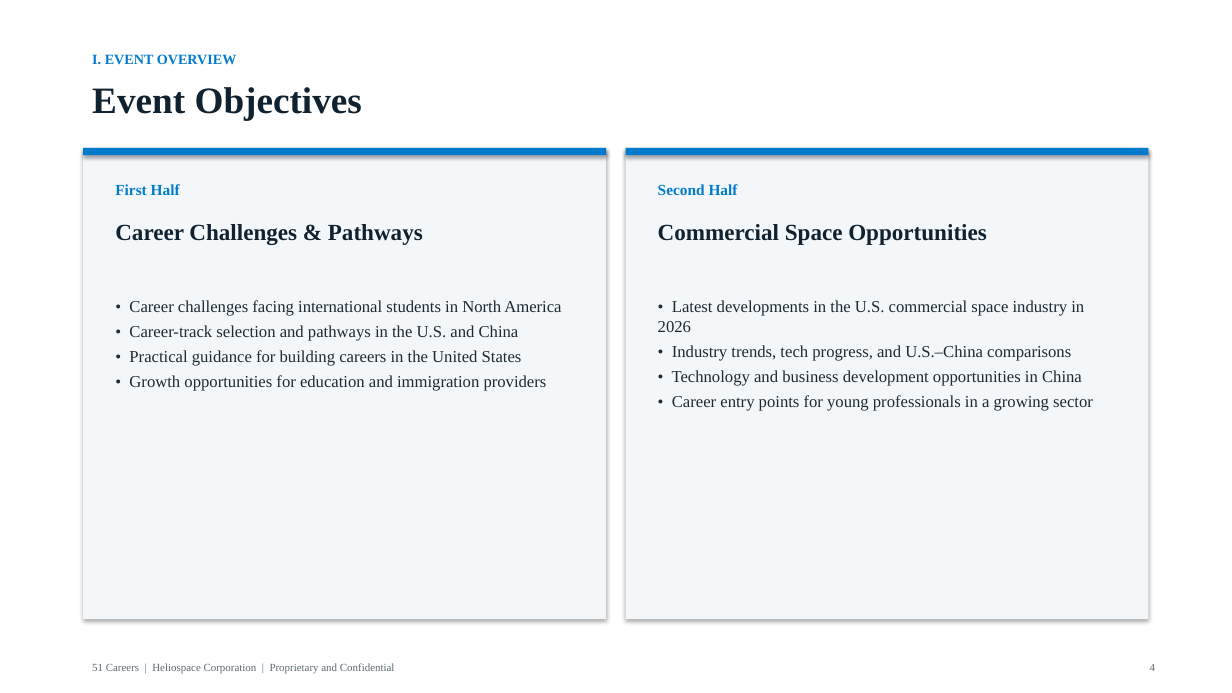
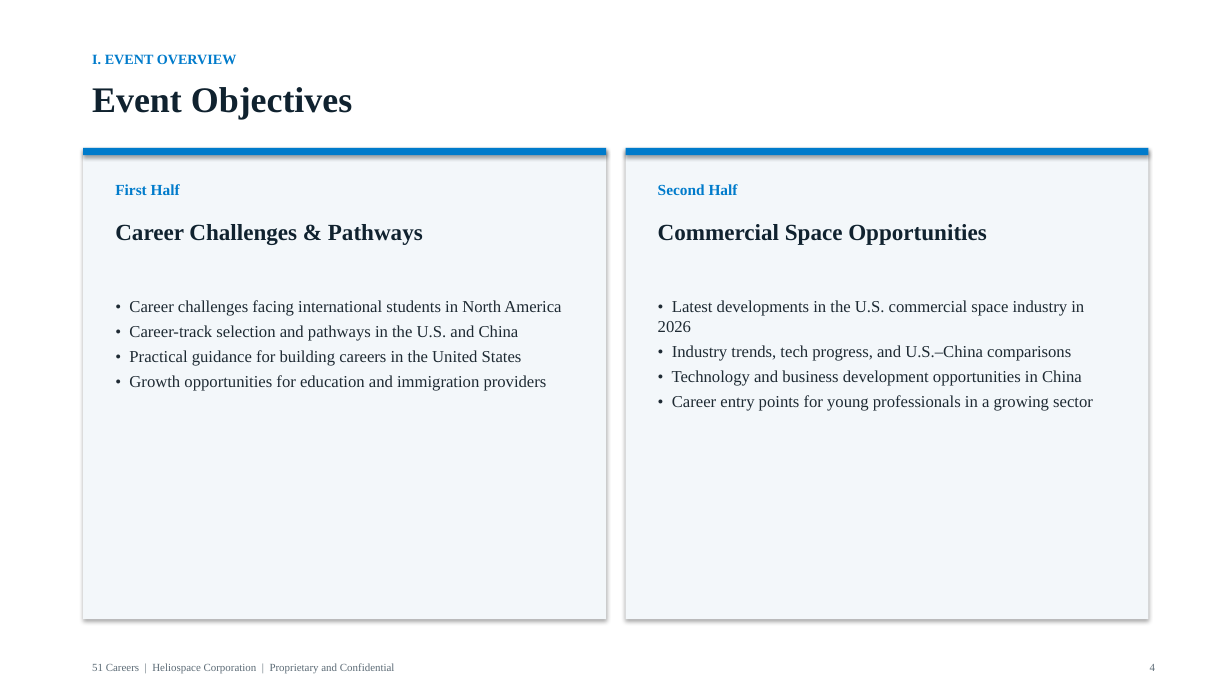
Before and after one commit to anthonyleedu/anthonyleedu, a slide deck: slide 4 of Heliospace_Company_And_Product_Overview.pptx. Drawn at 1232x693 pixels with LibreOffice and Linux fonts; fonts in the diff are those of the drawing. Boxes give left, top, right and bottom in pixels: in the first picture for what was removed or moved away, otherwise in the second. Text is boxed around its words. In the diff, an @@ line names an element or a change of style, - is before the commit and + after.

```diff
--- a/Heliospace_Company_And_Product_Overview.pptx
+++ b/Heliospace_Company_And_Product_Overview.pptx
@@ text "Event Objectives" at (x1=92, y1=87, x2=352, y2=120): size 29 to 28 pt @@
```
Also in this commit, not shown: 3 other slides changed, 15 slides added.
